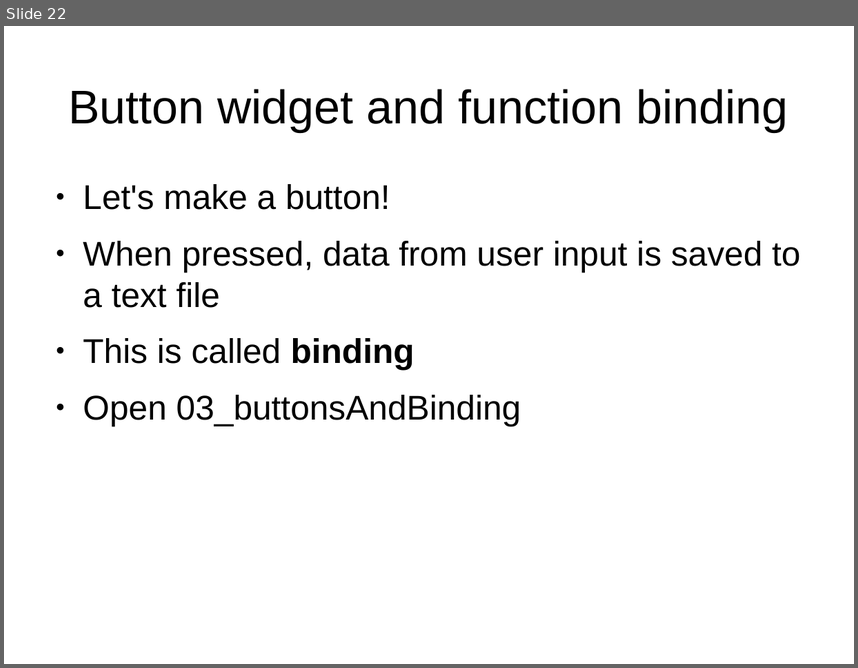
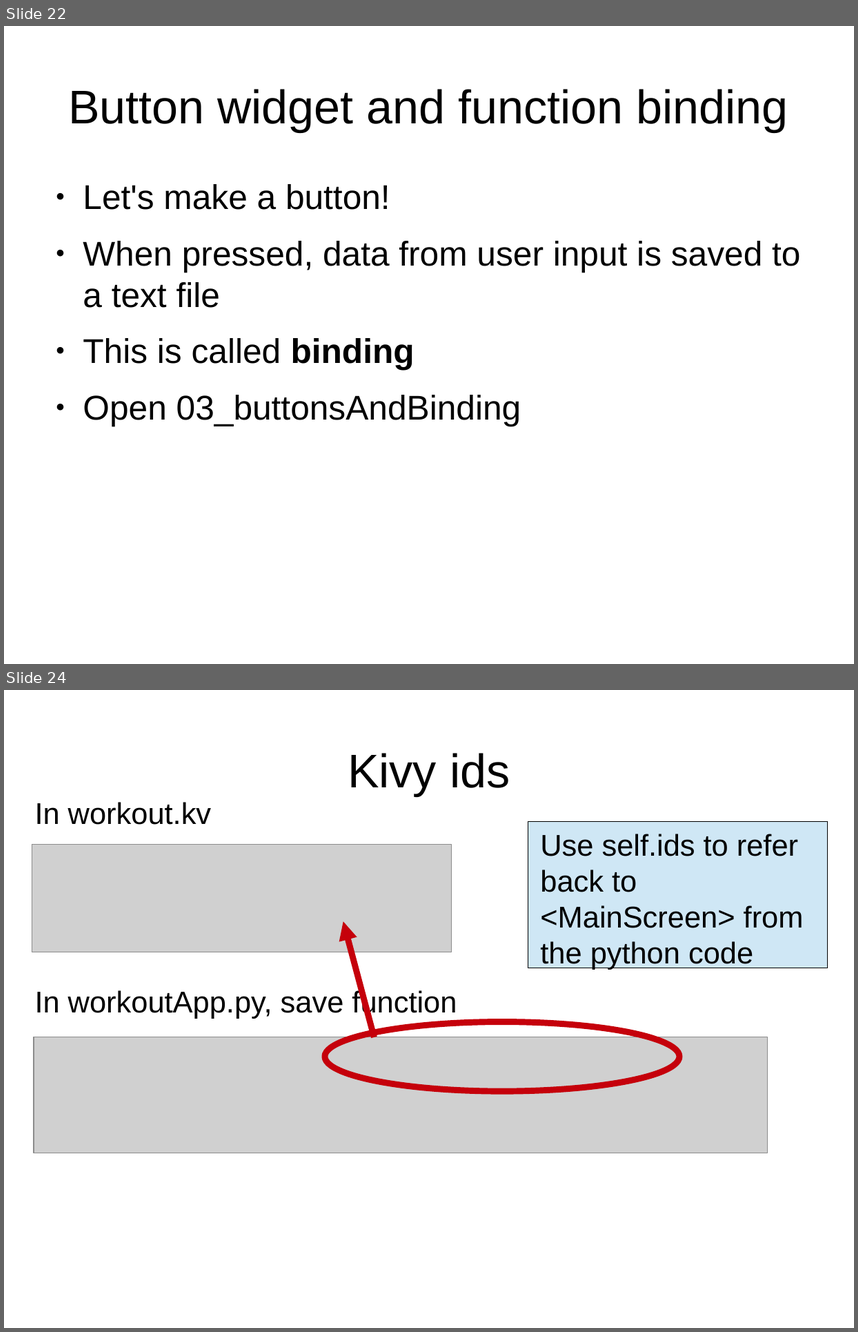
Before and after one commit to adasilva/intro_kivy, a slide deck: intro_kivy.odp. Shown one above the other, each under a label of ours: slide 22 before the commit, slides 22 and 24 after it; the slides between them are not shown. The pictures are 858x668 and 858x1332 pixels, drawn with LibreOffice and Linux fonts; fonts in the diff are those of the drawing; grey boxes stand for pictures. Boxes give left, top, right and bottom in pixels: in the first picture for what was removed or moved away, otherwise in the second. Text is boxed around its words. In the diff, an @@ line names an element or a change of style, - is before the commit and + after.

```diff
--- a/intro_kivy.odp
+++ b/intro_kivy.odp
@@ slide 24 added at [4, 690, 854, 1328], background #FFFFFF @@
@@ title added at [348, 753, 510, 796], 44 pt, text #000000 @@
+Kivy ids
@@ text added at [35, 802, 211, 825], 28 pt, text #000000 @@
+In workout.kv
@@ rectangle added at [528, 821, 828, 967], fill #CFE7F5, outline #000000 0 pt @@
@@ text added at [540, 834, 804, 969], 28 pt, text #000000 @@
+Use self.ids to refer back to <MainScreen> from the python code
@@ picture added at [32, 845, 451, 952] @@
@@ arrow added from (375, 1037) to (343, 921), #C5000B 5.75 pt @@
@@ text added at [35, 988, 457, 1018], 28 pt, text #000000 @@
+In workoutApp.py, save function
@@ picture added at [34, 1037, 768, 1153] @@
@@ ellipse added at [325, 1022, 680, 1091], outline #C5000B 5.75 pt @@
```
Also in this commit, not shown: 5 other slides added, 3 other files.
